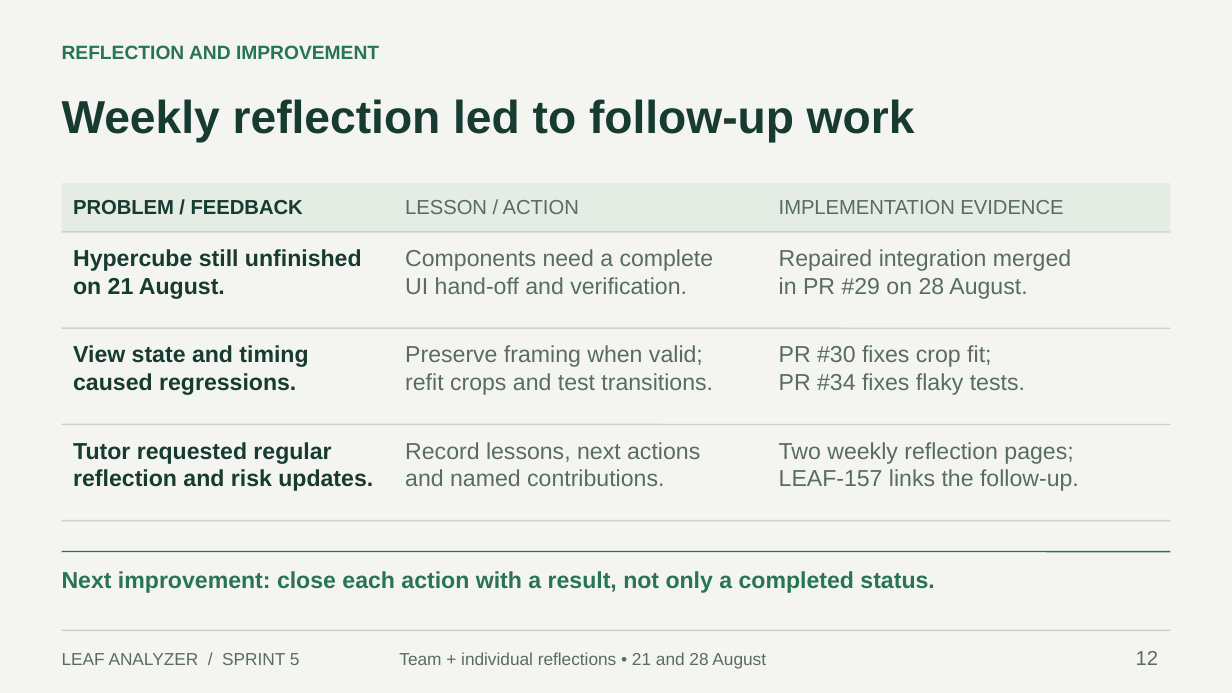
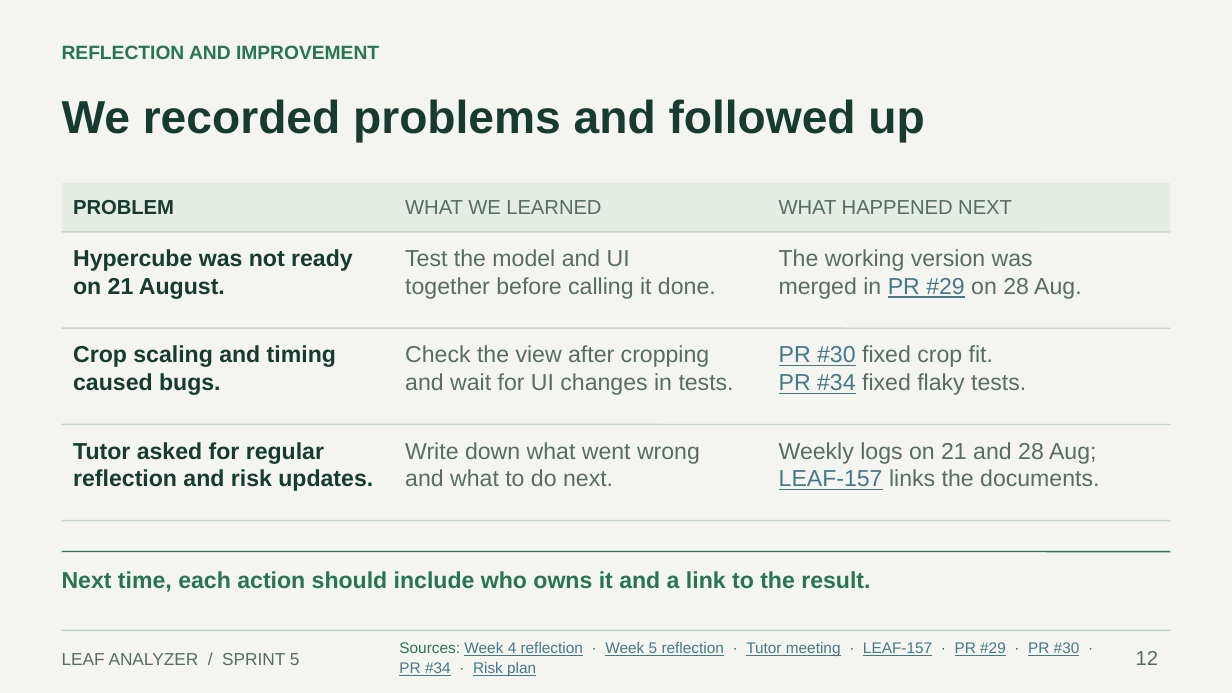
Before and after one commit to Techlauncher-LeafAnalyzer/Hyperspectral-Image-Inspector, a slide deck: slide 12 of docs/presentations/Sprint-5-Review.pptx. Drawn at 1232x693 pixels with LibreOffice and Linux fonts; fonts in the diff are those of the drawing. Boxes give left, top, right and bottom in pixels: in the first picture for what was removed or moved away, otherwise in the second. Text is boxed around its words. In the diff, an @@ line names an element or a change of style, - is before the commit and + after.

Commit message:
docs: simplify sprint review and add linked visual evidence

```diff
--- a/docs/presentations/Sprint-5-Review.pptx
+++ b/docs/presentations/Sprint-5-Review.pptx
@@ text at box(62, 99, 924, 143): text changed @@
-Weekly reflection led to follow-up work
+We recorded problems and followed up
@@ text at box(73, 200, 174, 214): text changed @@
-PROBLEM / FEEDBACK
+PROBLEM
@@ text at box(405, 200, 601, 214): text changed @@
-LESSON / ACTION
+WHAT WE LEARNED
@@ text at box(779, 200, 1012, 214): text changed @@
-IMPLEMENTATION EVIDENCE
+WHAT HAPPENED NEXT
@@ text at box(73, 249, 353, 271): text changed @@
-Hypercube still unfinished
+Hypercube was not ready
@@ text at box(405, 249, 716, 299): text changed @@
-Components need a complete
-UI hand-off and verification.
+Test the model and UI
+together before calling it done.
@@ text at box(779, 249, 1081, 299): text changed @@
-Repaired integration merged
-in PR #29 on 28 August.
+The working version was
+merged in PR #29 on 28 Aug.
@@ text at box(73, 345, 336, 395): text changed @@
-View state and timing
-caused regressions.
+Crop scaling and timing
+caused bugs.
@@ text at box(405, 345, 734, 395): text changed @@
-Preserve framing when valid;
-refit crops and test transitions.
+Check the view after cropping
+and wait for UI changes in tests.
@@ text at box(779, 345, 1026, 395): text changed @@
-PR #30 fixes crop fit;
-PR #34 fixes flaky tests.
+PR #30 fixed crop fit.
+PR #34 fixed flaky tests.
@@ text at box(73, 442, 324, 464): text changed @@
-Tutor requested regular
+Tutor asked for regular
@@ text at box(405, 442, 700, 486): text changed @@
-Record lessons, next actions
-and named contributions.
+Write down what went wrong
+and what to do next.
@@ text at box(779, 442, 1099, 490): text changed @@
-Two weekly reflection pages;
-LEAF-157 links the follow-up.
+Weekly logs on 21 and 28 Aug;
+LEAF-157 links the documents.
@@ text at box(62, 571, 870, 592): text changed @@
-Next improvement: close each action with a result, not only a completed status.
+Next time, each action should include who owns it and a link to the result.
@@ text at box(399, 642, 1080, 676): text changed; size 13.5 to 12 pt; text colour #586C63 to #467886 @@
-Team + individual reflections • 21 and 28 August
+Sources: Week 4 reflection · Week 5 reflection · Tutor meeting · LEAF-157 · PR #29 · PR #30 · PR #34 · Risk plan
```
Also in this commit, not shown: 10 other slides changed, 3 slides added, 3 slides removed, 1 other file.
